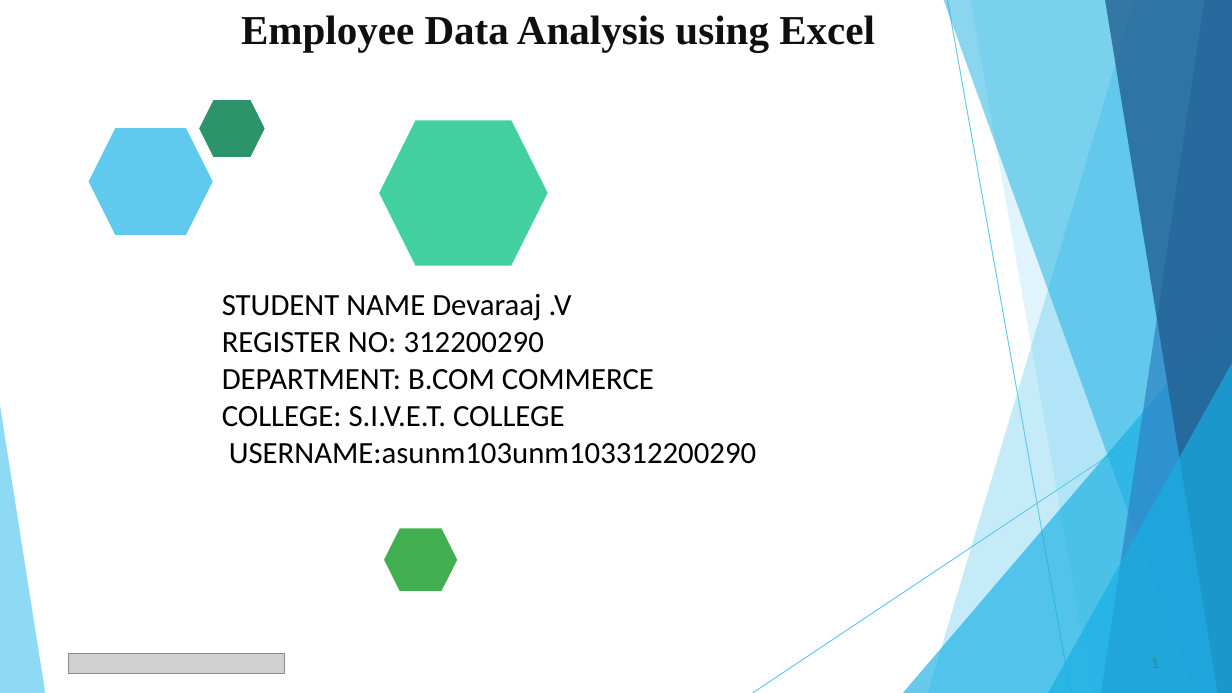
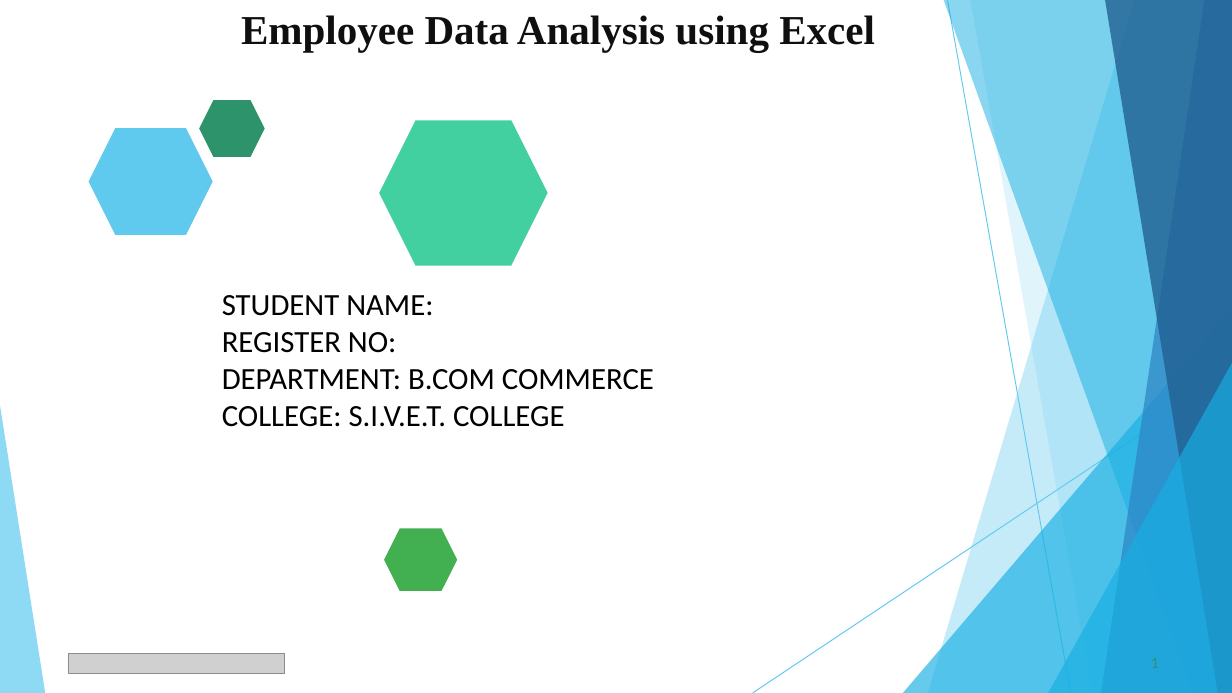
Before and after one commit to Rajudeva09/TNSC-DA-EXCEL-, a slide deck: slide 1 of Naan Mudhalvan Project.pptx. Drawn at 1232x693 pixels with LibreOffice and Linux fonts; fonts in the diff are those of the drawing; grey boxes stand for pictures. Boxes give left, top, right and bottom in pixels: in the first picture for what was removed or moved away, otherwise in the second. Text is boxed around its words. In the diff, an @@ line names an element or a change of style, - is before the commit and + after.

```diff
--- a/Naan Mudhalvan Project.pptx
+++ b/Naan Mudhalvan Project.pptx
@@ text at <box>222,295,433,353</box>: text changed @@
-STUDENT NAME Devaraaj .V
-REGISTER NO: 312200290
+STUDENT NAME:
+REGISTER NO:
@@ text at <box>229,443,756,464</box>: paragraph removed @@
-USERNAME:asunm103unm103312200290
```
Also in this commit, not shown: 10 other slides changed, 1 other file.
